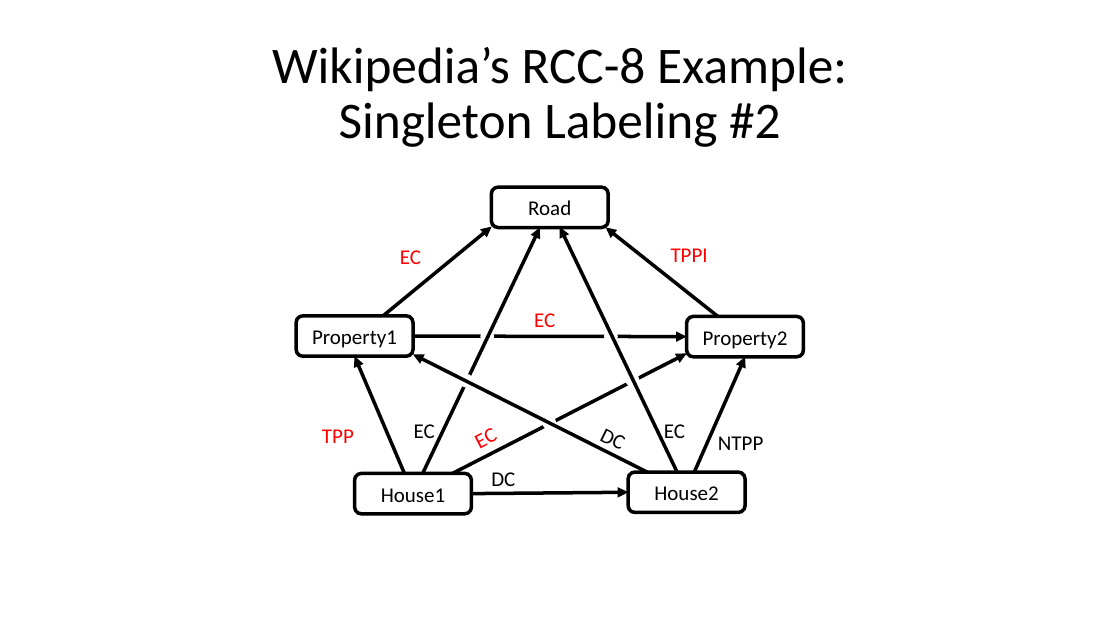
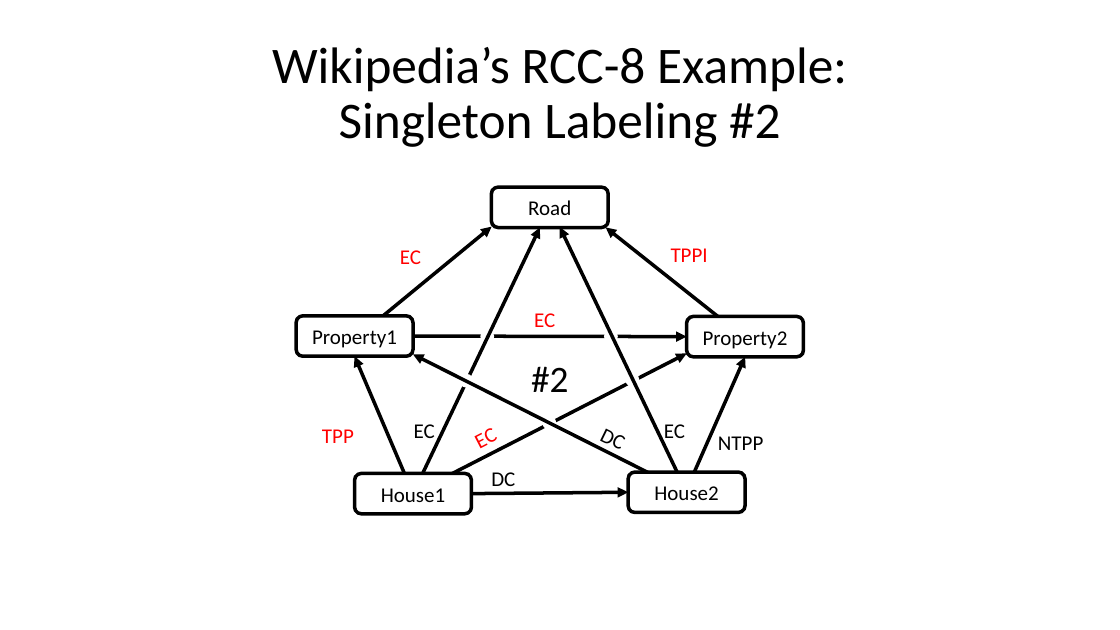
Before and after one commit to alreich/qualreas, a slide deck: slide 7 of Misc/wikipedia_rcc8_figure.pptx. Drawn at 1120x630 pixels with LibreOffice and Linux fonts; fonts in the diff are those of the drawing. Boxes give left, top, right and bottom in pixels: in the first picture for what was removed or moved away, otherwise in the second. Text is boxed around its words. In the diff, an @@ line names an element or a change of style, - is before the commit and + after.

Commit message:
Reworked figs for each singleton labeling

```diff
--- a/Misc/wikipedia_rcc8_figure.pptx
+++ b/Misc/wikipedia_rcc8_figure.pptx
@@ text added at <box>531,366,568,392</box>, 32 pt, text #000000 @@
+#2
```
Also in this commit, not shown: 9 other slides changed, 10 other files.
